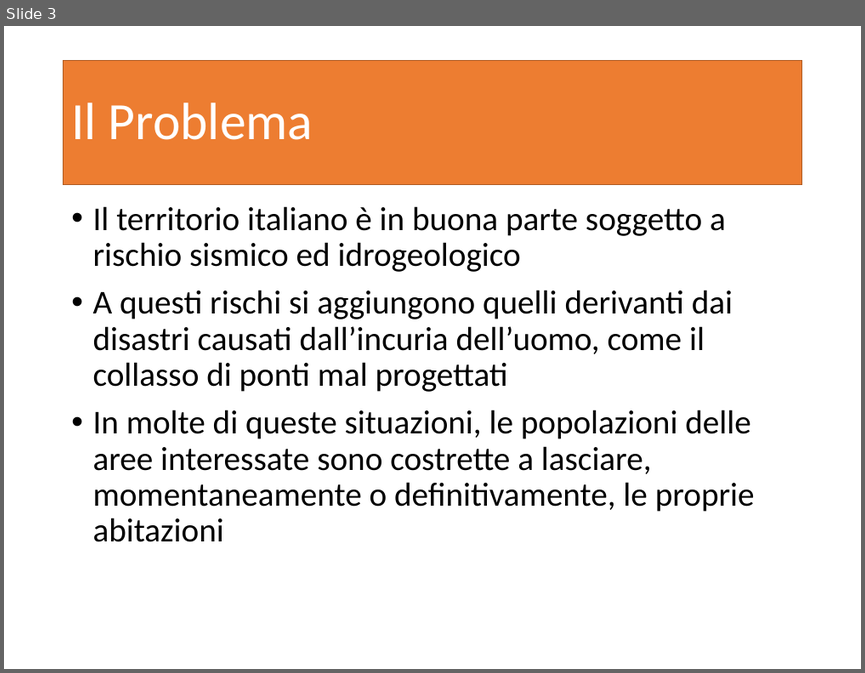
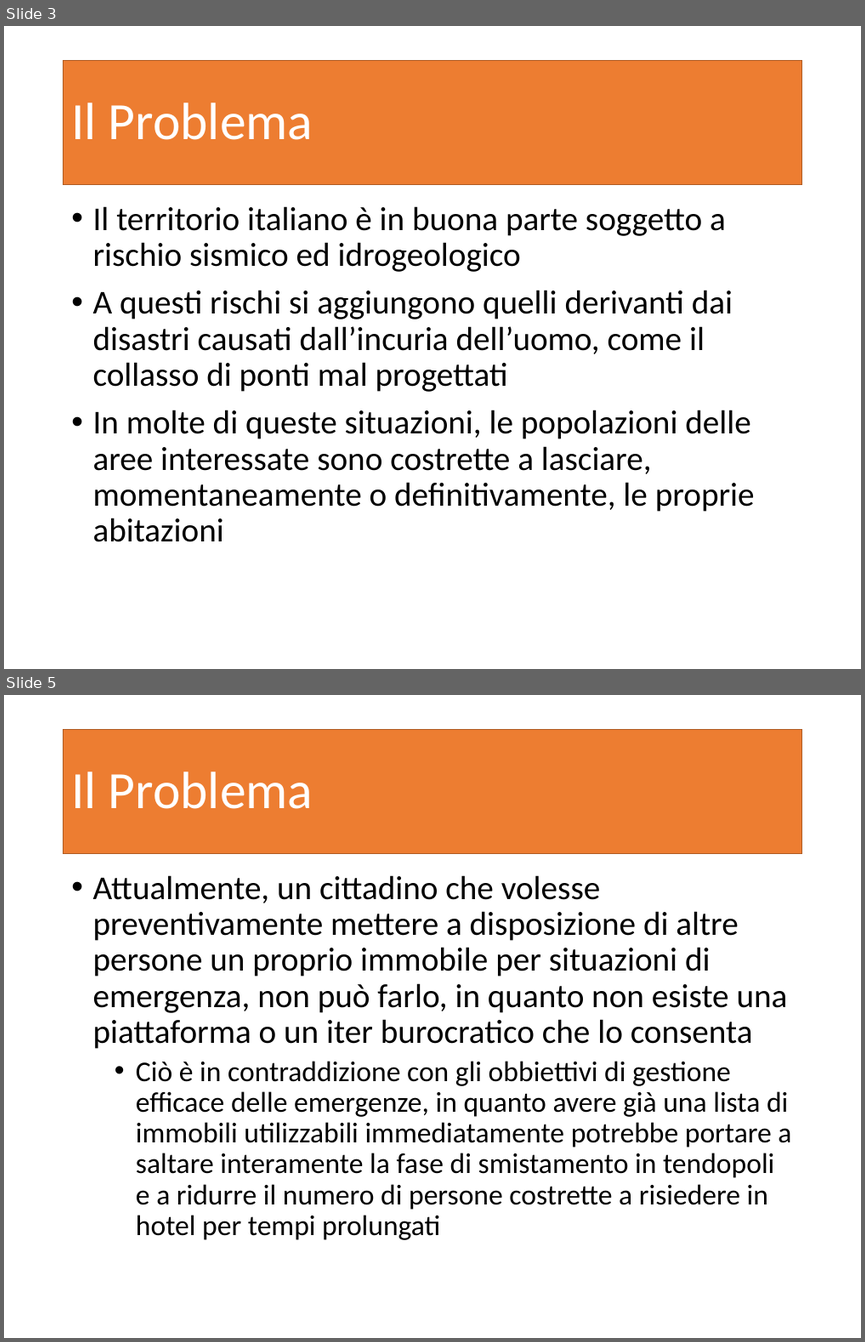
Before and after one commit to garjilius/ShareMyHouse, a slide deck: Documentazione/PresentazioneShareMyHouse.pptx. Shown one above the other, each under a label of ours: slide 3 before the commit, slides 3 and 5 after it; the slides between them are not shown. The pictures are 865x673 and 865x1342 pixels, drawn with LibreOffice and Linux fonts; fonts in the diff are those of the drawing. Boxes give left, top, right and bottom in pixels: in the first picture for what was removed or moved away, otherwise in the second. Text is boxed around its words. In the diff, an @@ line names an element or a change of style, - is before the commit and + after.

Commit message:
Parte di Analisi del Problema nella presentazione

```diff
--- a/Documentazione/PresentazioneShareMyHouse.pptx
+++ b/Documentazione/PresentazioneShareMyHouse.pptx
@@ slide 5 added at <box>4,695,861,1338</box>, background #FFFFFF @@
@@ title added at <box>64,729,801,853</box>, fill #ED7D31, outline #AF5C24 1 pt, 44 pt, text #FFFFFF @@
+Il Problema
@@ text added at <box>93,875,791,1240</box>, 24 pt, text #000000 @@
+• Attualmente, un cittadino che volesse preventivamente mettere a disposizione di altre persone un proprio immobile per situazioni di emergenza, non può farlo, in quanto non esiste una piattaforma o un iter burocratico che lo consenta
+  • Ciò è in contraddizione con gli obbiettivi di gestione efficace delle emergenze, in quanto avere già una lista di immobili utilizzabili immediatamente potrebbe portare a saltare interamente la fase di smistamento in tendopoli e a ridurre il numero di persone costrette a risiedere in hotel per tempi prolungati
```
Also in this commit, not shown: 1 slide changed, 15 other slides added, 2 other files.
